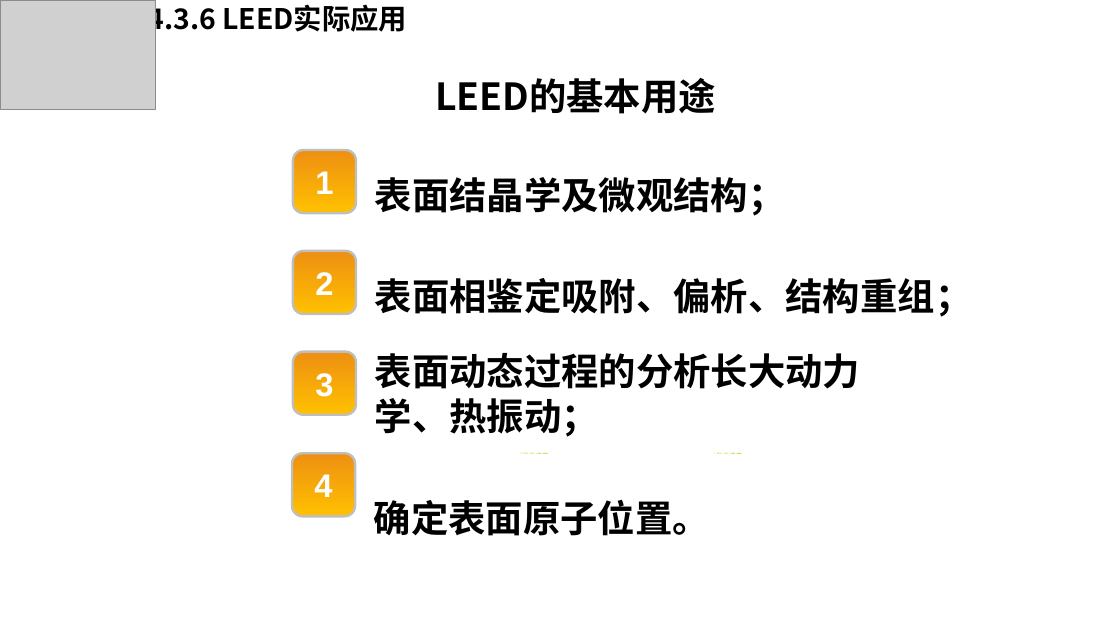
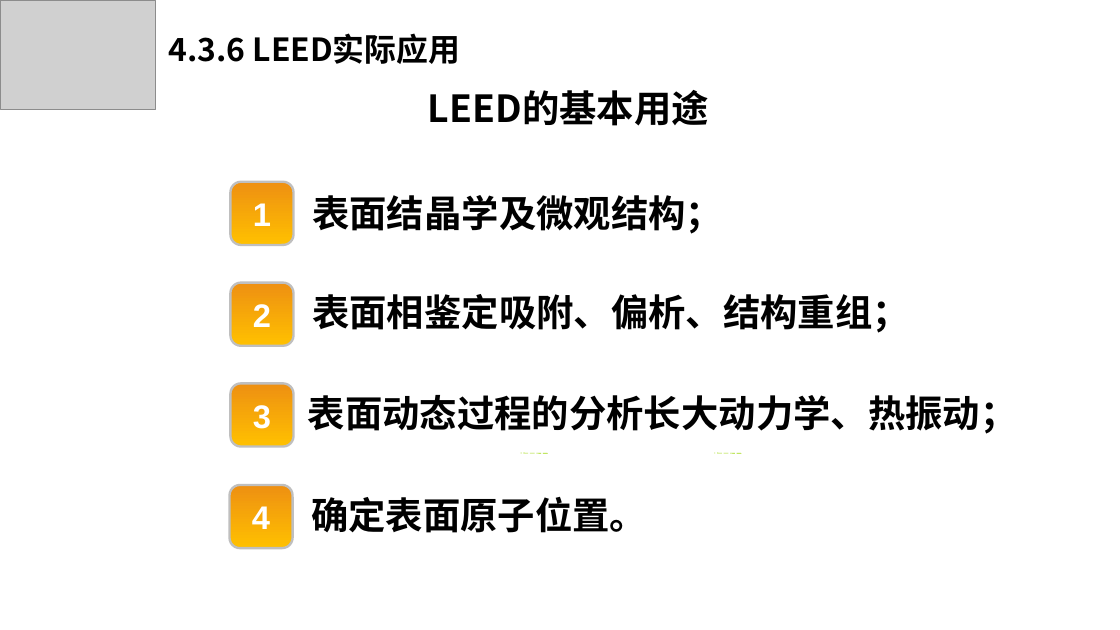
Before and after one commit to DreamBoatOve/gitTest, a slide deck: slide 34 of Lessons/材料的表面与界面/group_presentation/slices/第四小组_0529_16.pptx. Drawn at 1120x630 pixels with LibreOffice and Linux fonts; fonts in the diff are those of the drawing; grey boxes stand for pictures. Boxes give left, top, right and bottom in pixels: in the first picture for what was removed or moved away, otherwise in the second. Text is boxed around its words. In the diff, an @@ line names an element or a change of style, - is before the commit and + after.

```diff
--- a/Lessons/材料的表面与界面/group_presentation/slices/第四小组_0529_16.pptx
+++ b/Lessons/材料的表面与界面/group_presentation/slices/第四小组_0529_16.pptx
@@ text "4.3.6 LEED实际应用" at (x1=169, y1=33, x2=460, y2=64): size 24.3 to 27.3 pt @@
@@ text "LEED的基本用途" moved from (x1=435, y1=78, x2=716, y2=114) to (x1=428, y1=90, x2=709, y2=126) @@
@@ text "表面结晶学及微观结构；" moved from (x1=375, y1=177, x2=786, y2=216) to (x1=312, y1=195, x2=723, y2=234) @@
@@ text "表面相鉴定吸附、偏析、结构重组；" moved from (x1=375, y1=278, x2=973, y2=317) to (x1=312, y1=294, x2=910, y2=333) @@
@@ text at (x1=308, y1=395, x2=1018, y2=434): text changed @@
-表面动态过程的分析长大动力
-学、热振动；
+表面动态过程的分析长大动力学、热振动；
@@ 4 rounded rectangles moved together from (x1=292, y1=150, x2=356, y2=517) to (x1=229, y1=181, x2=293, y2=548) @@
@@ text "确定表面原子位置。" moved from (x1=374, y1=500, x2=710, y2=536) to (x1=311, y1=497, x2=647, y2=533) @@
```
Also in this commit, not shown: 23 other slides changed.
